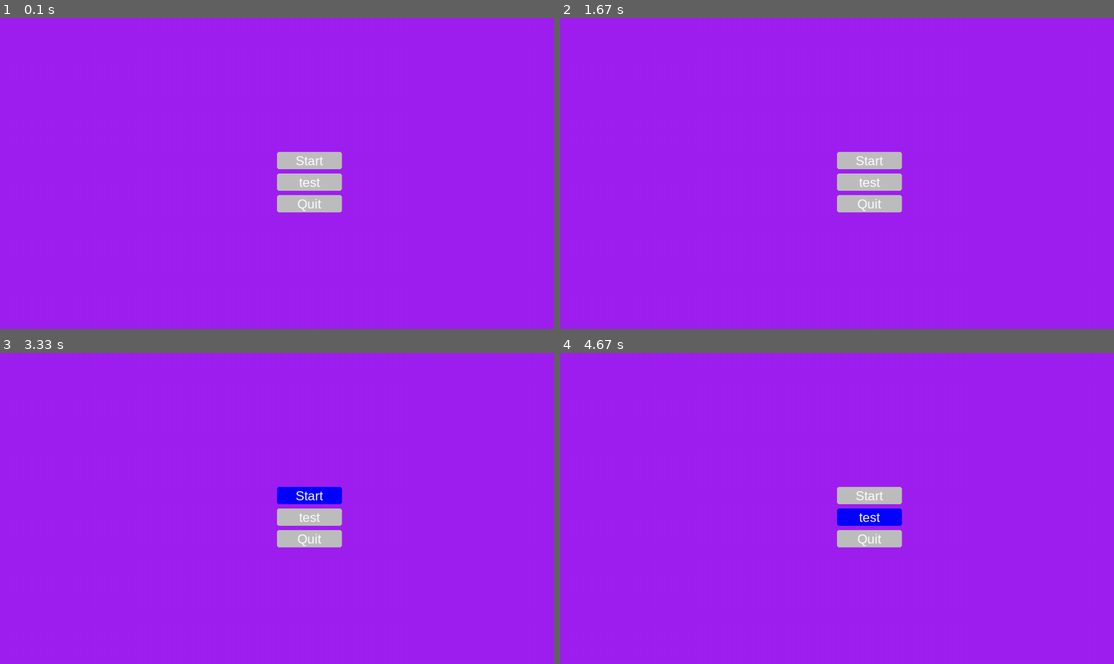
Above: before the commit, frames 1-4 (two rows, left to right).
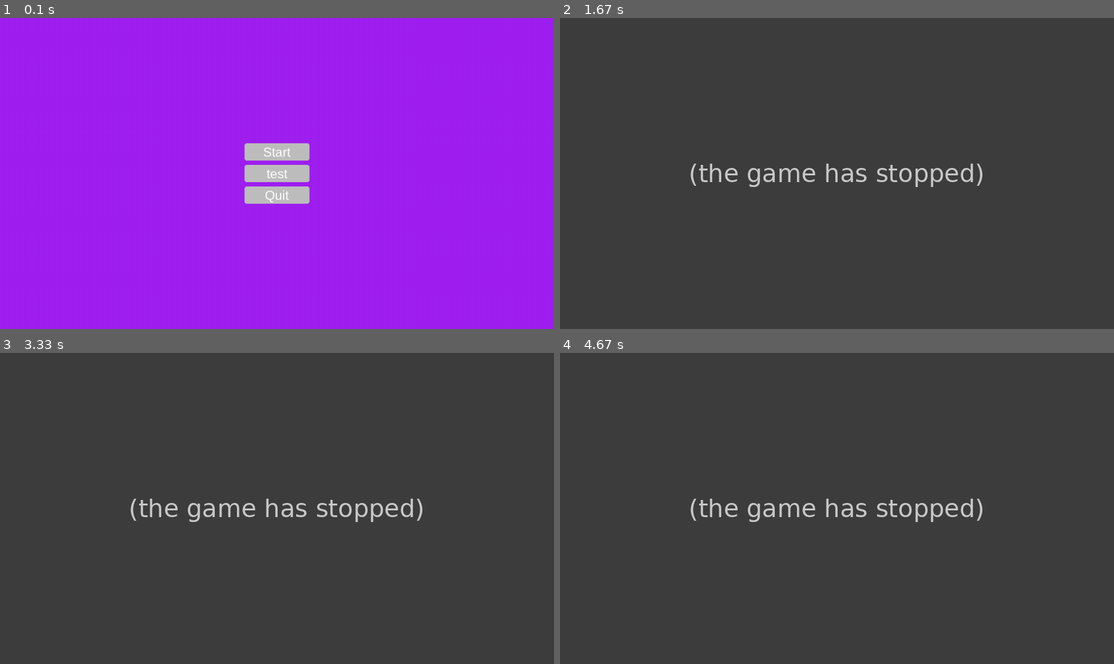
Above: after the commit, the same moments.

Repository: MathiasBenoni/IT
Game: pygame game, started from IT2/monster_rpg/main.py
Two runs of this game, one before a commit and one after it. Both use one fixed random seed, a clock stepped at 60 frames per second and the inputs below.
Inputs (mouse positions are in pixels of both pictures, inside the frame that each line leads up to):
- Up to frame 1 (0.1 s): no input
- Up to frame 2 (1.67 s): click (837, 173) at 0.38 s; click (837, 195) at 0.72 s
- Up to frame 3 (3.33 s): click "Start" at 2.05 s; click (249, 589) at 2.38 s; click "Start" at 3.22 s
- Up to frame 4 (4.67 s): click (981, 480) at 3.55 s; click "test" at 4.38 s

The runs differ from the first frame. In frame 1, 2.7% of the frame differs, in the area x 44-62%, y 40-63%; in frame 2, 100%; in frame 3, 100%; in frame 4, 100%, in the area x 0-100%, y 0-100%.
After the commit the program exited at 0.75 s; later frames show no game.

Commit message:
Got the center of the buttons

Diff:
--- a/IT2/monster_rpg/classes.py
+++ b/IT2/monster_rpg/classes.py
@@ -27,6 +27,11 @@
 
     self.default_color = self.color
 
+    self.rect = pygame.Rect(0, 0, self.width, self.height)
+    self.rect.center = self.pos
+
+
+
   def update(self, events):
 
     if self.is_hovering():
@@ -47,25 +52,12 @@
     return False
 
   def draw_button(self, screen):
-    pygame.draw.rect(screen, self.color, (
-      self.pos[0],
-      self.pos[1],
-      self.width,
-      self.height
-    ), 0, self.border_radius)
+    pygame.draw.rect(screen, self.color, self.rect, 0, self.border_radius)
 
     text_surface = self.font.render(self.text, True, 'white')
 
-    text_rect = text_surface.get_rect(
-      center=(
-        self.pos[0] + self.width // 2,
-        self.pos[1] + self.height // 2
-      )
-    )
+    text_rect = text_surface.get_rect(center=self.rect.center)
     screen.blit(text_surface, text_rect)
 
   def is_hovering(self):
-    temp_rect = pygame.Rect(self.pos[0], self.pos[1], self.width, self.height)
-
-
-    return temp_rect.collidepoint(pygame.mouse.get_pos())
+    return self.rect.collidepoint(pygame.mouse.get_pos())
